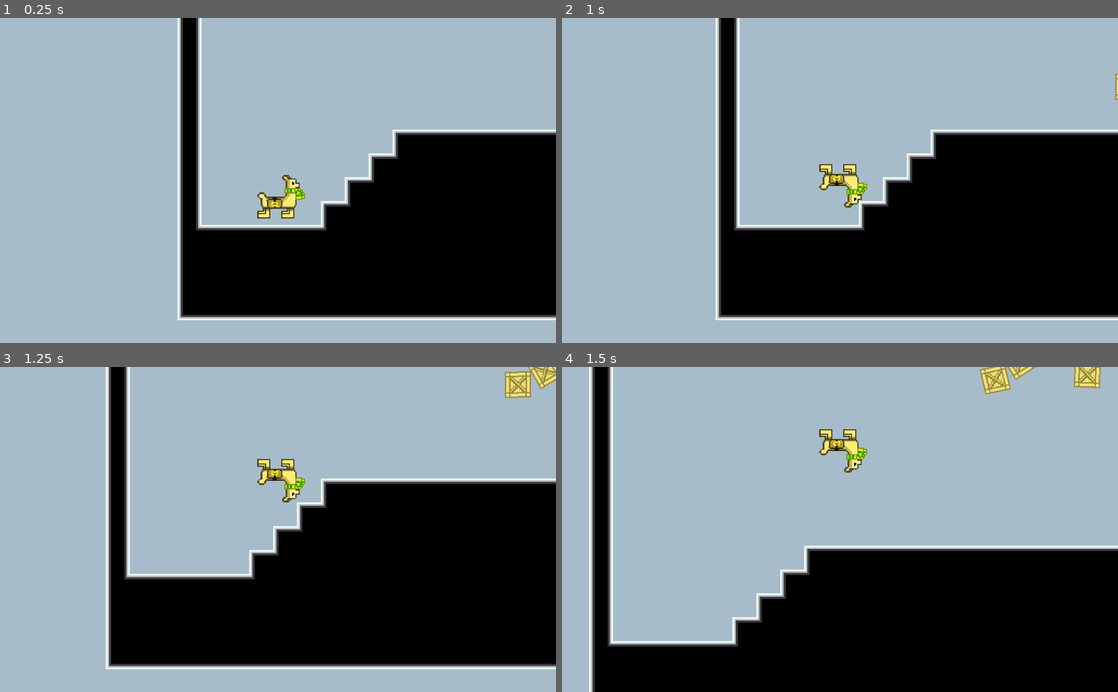
Above: before the commit, frames 1-4 (two rows, left to right).
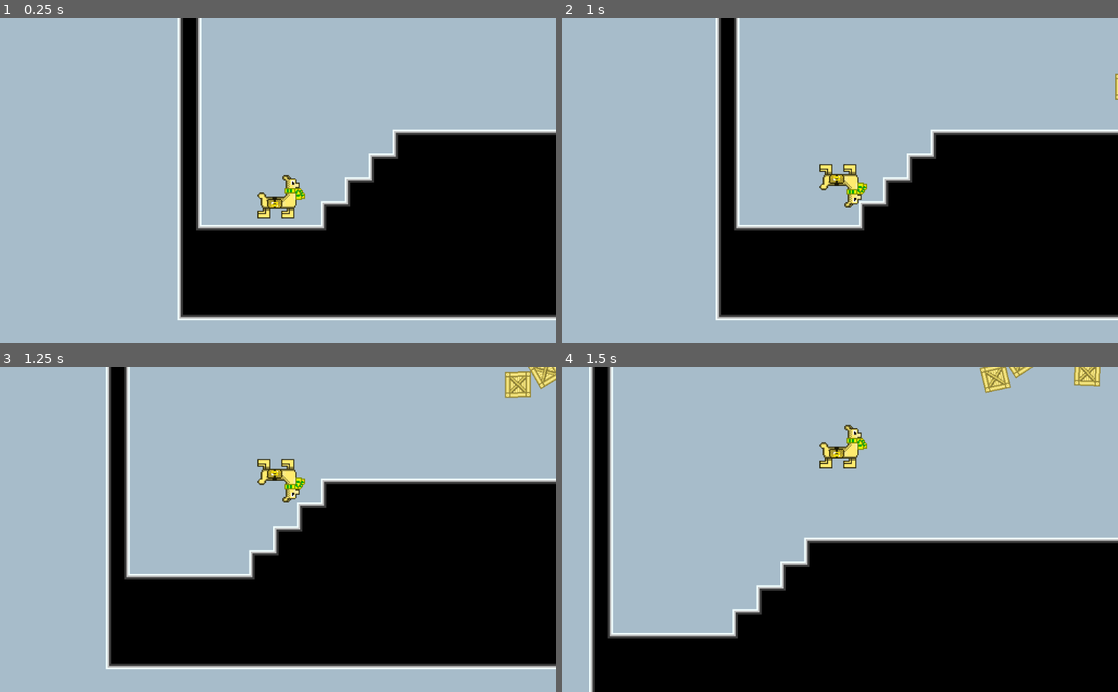
Above: after the commit, the same moments.

Repository: LeoDog896/Llama-Zips
Game: Godot game, scene res://Templates/LevelTemplate.tscn
The game is run twice, just before and just after one commit, with the same random seed, the same clock (stepped at 60 frames per second) and the same inputs.
Inputs (mouse positions are in pixels of both pictures, inside the frame that each line leads up to):
- Up to frame 1 (0.25 s): no input
- Up to frame 2 (1 s): tap Enter at 0.5 s; move the mouse to (962, 164) at 0.52 s; hold Right (ui_right) from 0.53 s (still down); tap / (gravity_switch) at 0.6 s; click (962, 164) at 0.67 s; tap Up (ui_up) at 0.77 s
- Up to frame 3 (1.25 s): keep holding Right (ui_right)
- Up to frame 4 (1.5 s): keep holding Right (ui_right); move the mouse to (1079, 380) at 1.27 s; tap / (gravity_switch) at 1.35 s; click (1079, 380) at 1.42 s

Frames 1-3 are identical in both runs. In frame 4, 4.8% of the frame differs, in the area x 8-100%, y 0-87%.

Commit message:
quick changes

Diff:
--- a/Templates/LevelTemplate.tscn
+++ b/Templates/LevelTemplate.tscn
@@ -113,11 +113,6 @@
 0/autotile/z_index_map = [  ]
 0/occluder_offset = Vector2( 0, 0 )
 0/navigation_offset = Vector2( 0, 0 )
-0/shape_offset = Vector2( 0, 0 )
-0/shape_transform = Transform2D( 1, 0, 0, 1, 0, 0 )
-0/shape = SubResource( 1 )
-0/shape_one_way = false
-0/shape_one_way_margin = 1.0
 0/shapes = [ {
 "autotile_coord": Vector2( 0, 0 ),
 "one_way": false,
--- a/Utils/Scripts/Player.gd
+++ b/Utils/Scripts/Player.gd
@@ -74,7 +74,7 @@
 			sprite.play("standing")
 	if Input.is_action_pressed("ui_up") and is_on_floor():
 		velocity.y = -jump
-	if Input.is_action_just_pressed("gravity_switch") and can_jump:
+	if Input.is_action_just_pressed("gravity_switch"):
 		toggle_gravity()
 	elif is_on_floor():
 		velocity.y = 0
Not shown, changed: Lab_Tiles.png.import
Not shown, changed: icon.png.import
